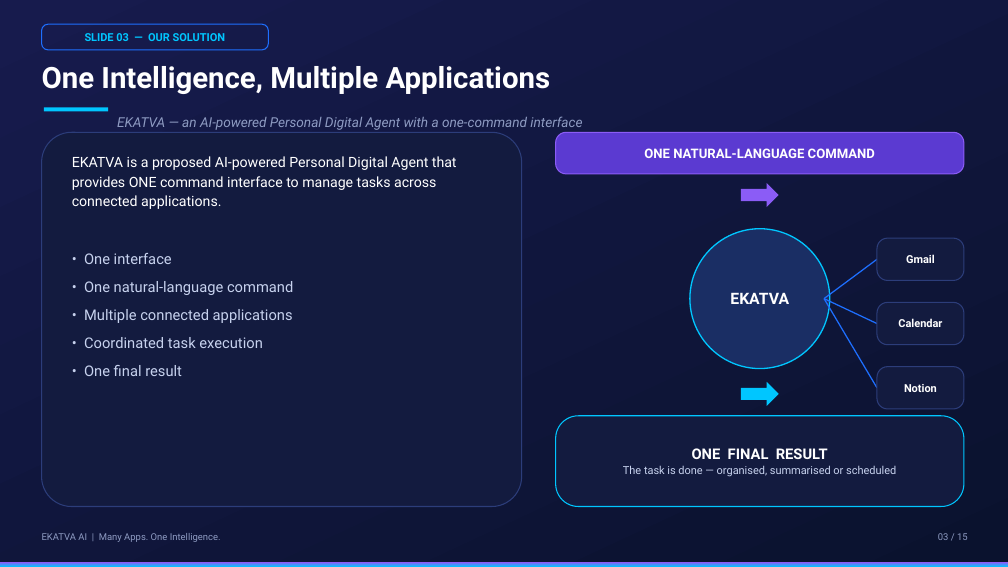
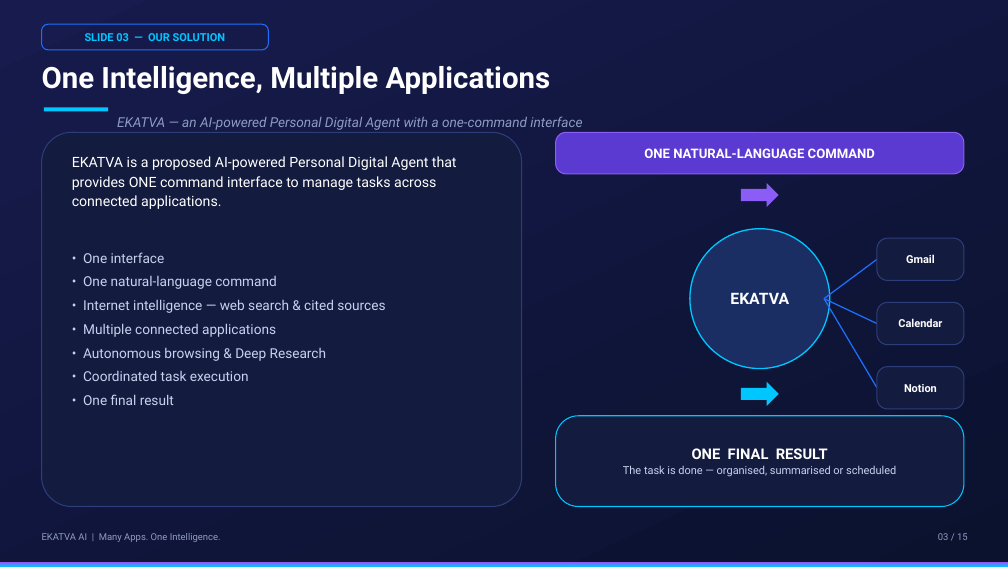
Before and after one commit to KrishnaVipul14/EKATVA, a slide deck: slide 3 of EKATVA_Entrepreneurship_Presentation.pptx. Drawn at 1008x567 pixels with LibreOffice and Linux fonts; fonts in the diff are those of the drawing. Boxes give left, top, right and bottom in pixels: in the first picture for what was removed or moved away, otherwise in the second. Text is boxed around its words. In the diff, an @@ line names an element or a change of style, - is before the commit and + after.

Commit message:
Enhance deck: internet intelligence & Deep Research capabilities across slides; detail market research with competitor gaps and unique positioning

```diff
--- a/EKATVA_Entrepreneurship_Presentation.pptx
+++ b/EKATVA_Entrepreneurship_Presentation.pptx
@@ text at bbox=[83, 252, 276, 405]: size 14 to 13 pt in "• One interface", "• One natural-language command", "• Multiple connected applications", "• Coordinated task execution" and 1 more places; less space between paragraphs @@
@@ text at bbox=[83, 299, 385, 313]: paragraph added @@
+• Internet intelligence — web search & cited sources
@@ text at bbox=[83, 348, 326, 361]: paragraph added @@
+• Autonomous browsing & Deep Research
```
Also in this commit, not shown: 8 other slides changed, 2 other files.
